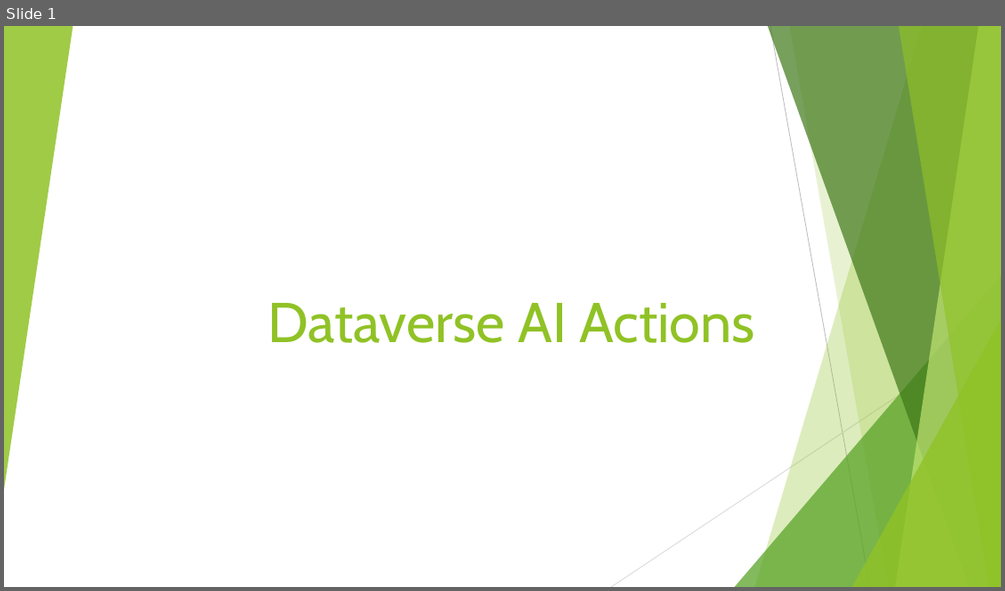
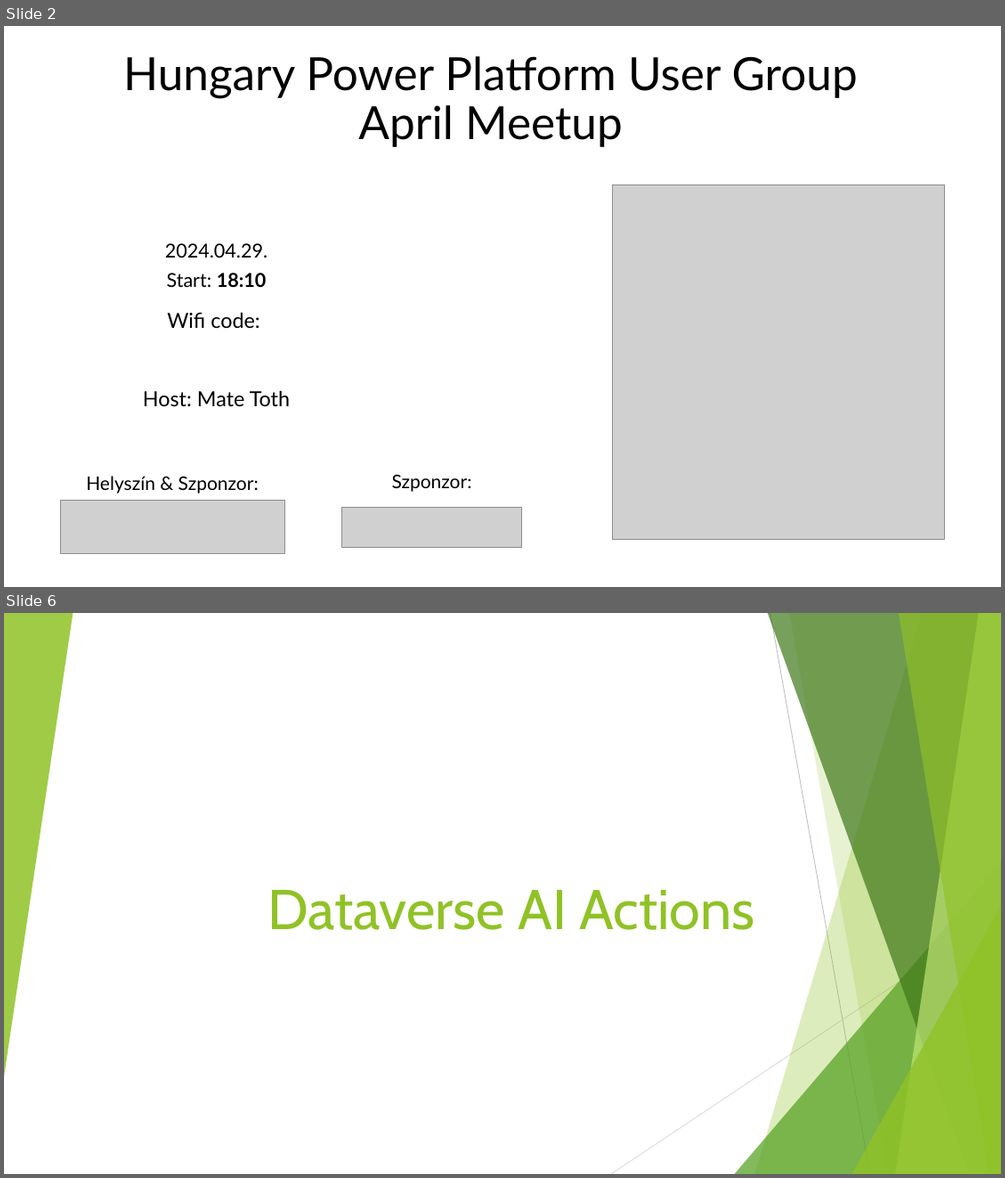
Before and after one commit to csonthejjas/DataverseAIActions, a slide deck: Dataverse AI Actions.pptx. Shown one above the other, each under a label of ours: slide 1 before the commit, slides 2 and 6 after it; the slides between them are not shown. The pictures are 1005x591 and 1005x1178 pixels, drawn with LibreOffice and Linux fonts; fonts in the diff are those of the drawing; grey boxes stand for pictures. Boxes give left, top, right and bottom in pixels: in the first picture for what was removed or moved away, otherwise in the second. Text is boxed around its words. In the diff, an @@ line names an element or a change of style, - is before the commit and + after.

```diff
--- a/Dataverse AI Actions.pptx
+++ b/Dataverse AI Actions.pptx
@@ slide 2 added at (x1=4, y1=26, x2=1001, y2=587), background #FFFFFF @@
@@ title added at (x1=123, y1=56, x2=858, y2=147), 44 pt, text #000000 @@
+Hungary Power Platform User Group
+April Meetup
@@ picture added at (x1=613, y1=185, x2=945, y2=540) @@
@@ subtitle added at (x1=165, y1=243, x2=267, y2=287), 18.5 pt, text #000000 @@
+2024.04.29.
+Start: 18:10
@@ text added at (x1=167, y1=312, x2=259, y2=328), 20 pt, text #000000 @@
+Wifi code:
@@ text added at (x1=143, y1=390, x2=290, y2=407), 20 pt, text #000000 @@
+Host: Mate Toth
@@ text added at (x1=86, y1=475, x2=259, y2=493), 18 pt, text #000000 @@
+Helyszín & Szponzor:
@@ text added at (x1=392, y1=474, x2=472, y2=491), 18 pt, text #000000 @@
+Szponzor:
@@ picture added at (x1=61, y1=500, x2=285, y2=553) @@
@@ picture added at (x1=342, y1=507, x2=521, y2=548) @@
@@ what was slide 1 is now slide 6 @@
```
Also in this commit, not shown: 4 other slides added, 6 other files.
